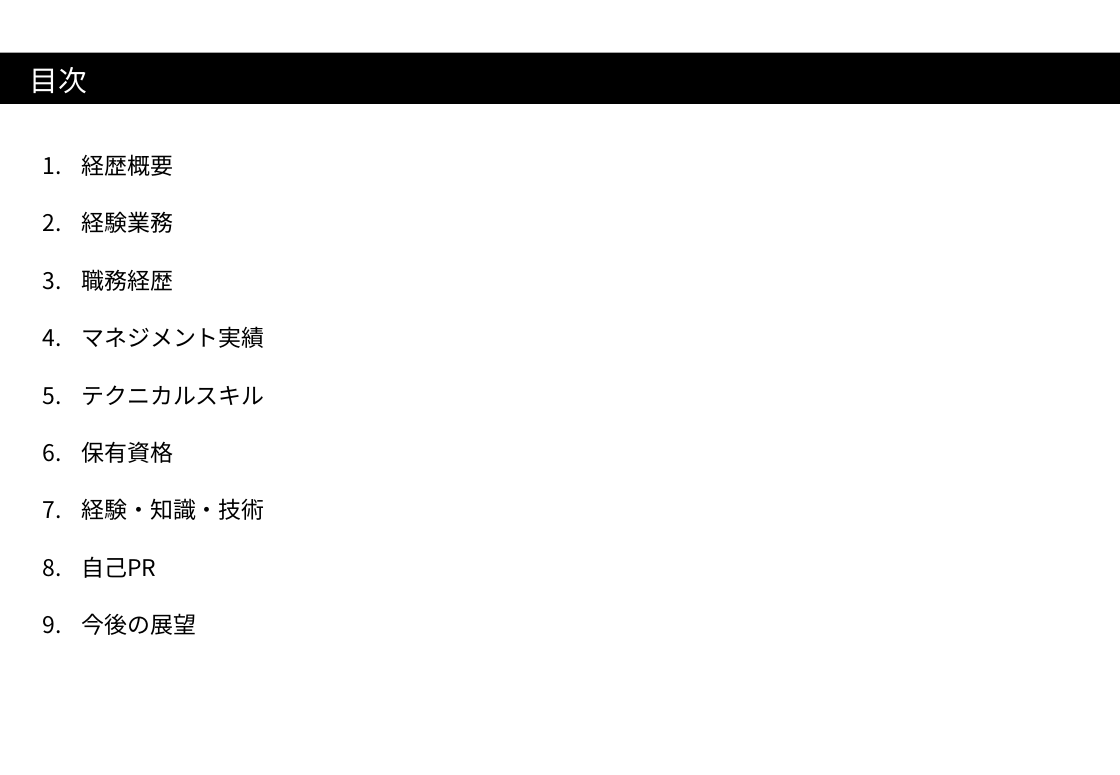
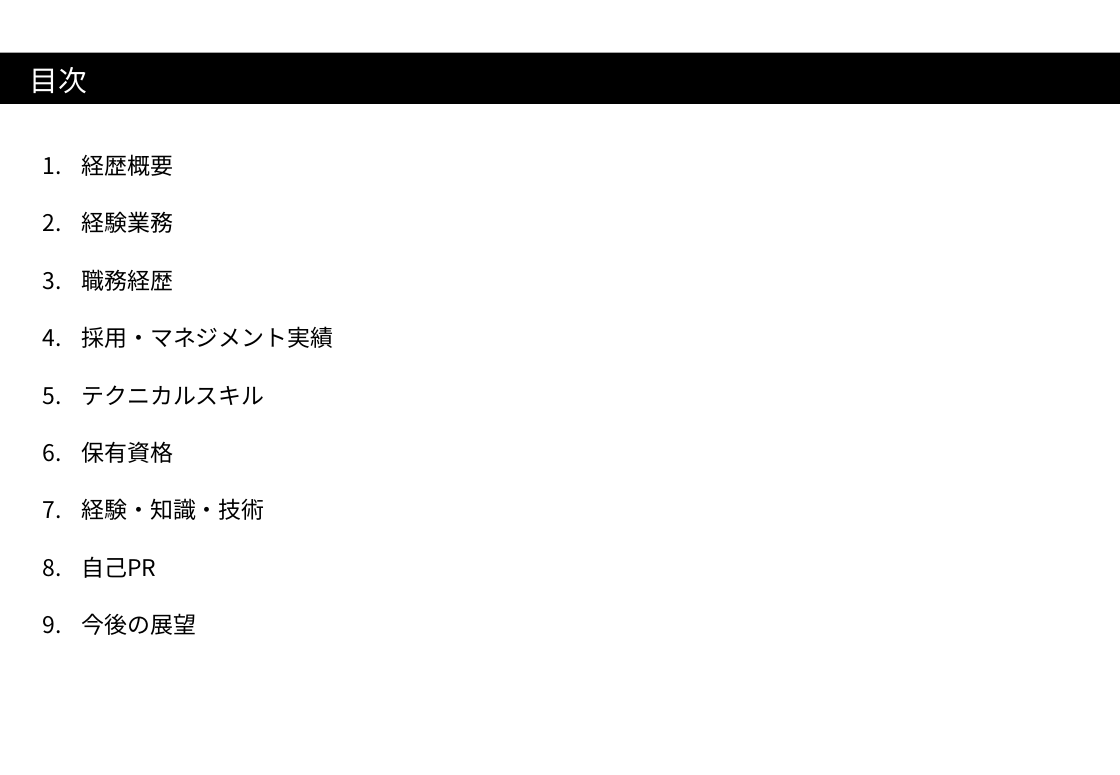
Before and after one commit to anderson0301/portforio, a slide deck: slide 2 of resume/resume.pptx. Drawn at 1120x775 pixels with LibreOffice and Linux fonts; fonts in the diff are those of the drawing. Boxes give left, top, right and bottom in pixels: in the first picture for what was removed or moved away, otherwise in the second. Text is boxed around its words. In the diff, an @@ line names an element or a change of style, - is before the commit and + after.

```diff
--- a/resume/resume.pptx
+++ b/resume/resume.pptx
@@ text at bbox=[81, 326, 333, 348]: text changed @@
-4. マネジメント実績
+4. 採用・マネジメント実績
```
Also in this commit, not shown: 6 other slides changed, 1 other file.
